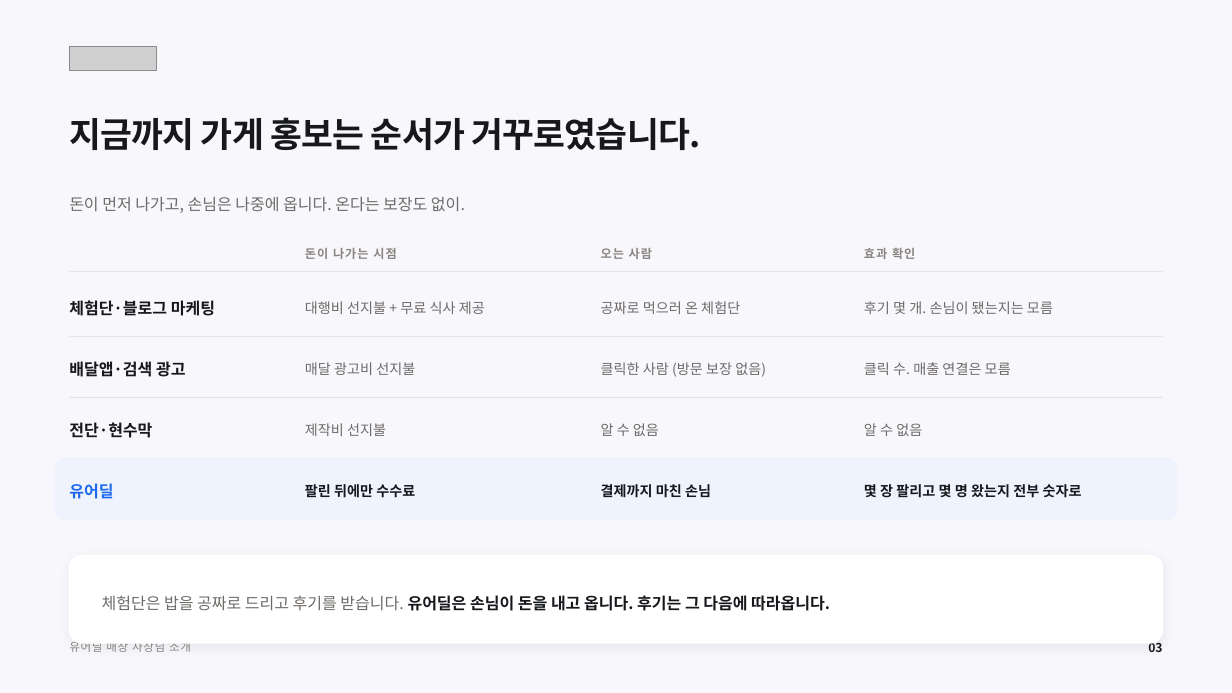
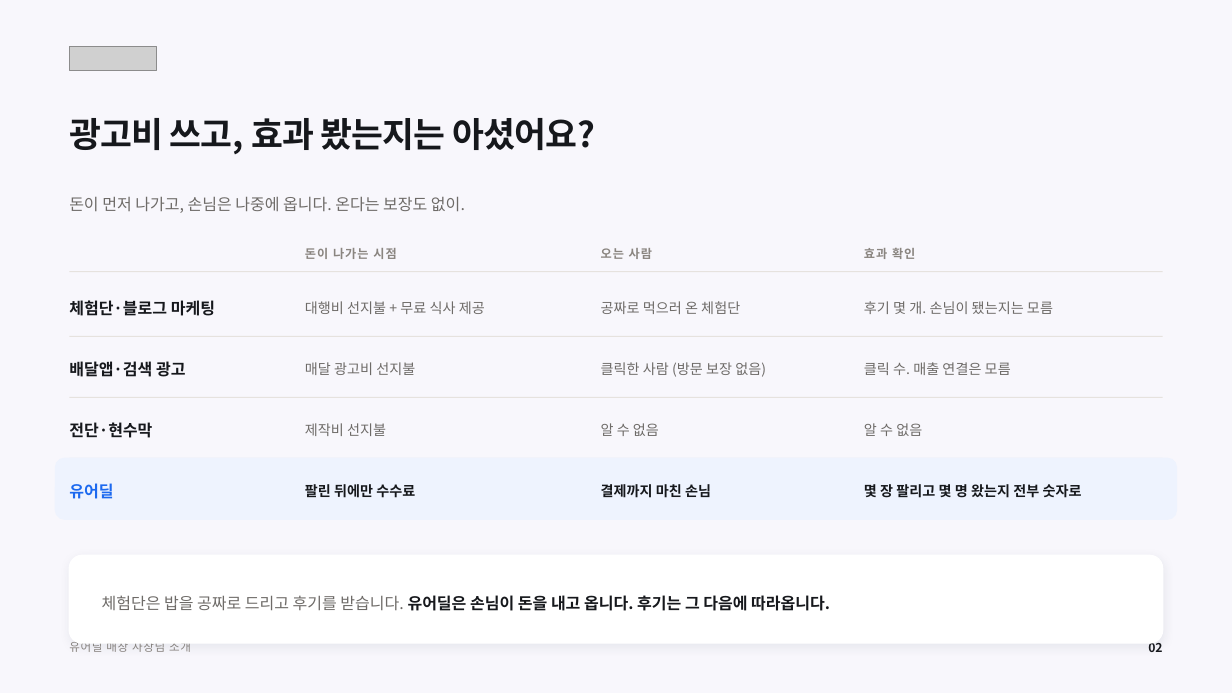
Before and after one commit to tobe2111/ur-live, a slide deck: slide 2 of docs/business/proposals/urdeal-store-owner-deck.pptx (slide 3 before the commit). Drawn at 1232x693 pixels with LibreOffice and Linux fonts; fonts in the diff are those of the drawing; grey boxes stand for pictures. Boxes give left, top, right and bottom in pixels: in the first picture for what was removed or moved away, otherwise in the second. Text is boxed around its words. In the diff, an @@ line names an element or a change of style, - is before the commit and + after.

```diff
--- a/docs/business/proposals/urdeal-store-owner-deck.pptx
+++ b/docs/business/proposals/urdeal-store-owner-deck.pptx
@@ text at <box>69,118,595,154</box>: text changed @@
-지금까지 가게 홍보는 순서가 거꾸로였습니다.
+광고비 쓰고, 효과 봤는지는 아셨어요?
@@ text at <box>1148,643,1162,652</box>: text changed @@
-03
+02
```
Also in this commit, not shown: 7 other slides changed, 8 slides removed, 7 other files.
